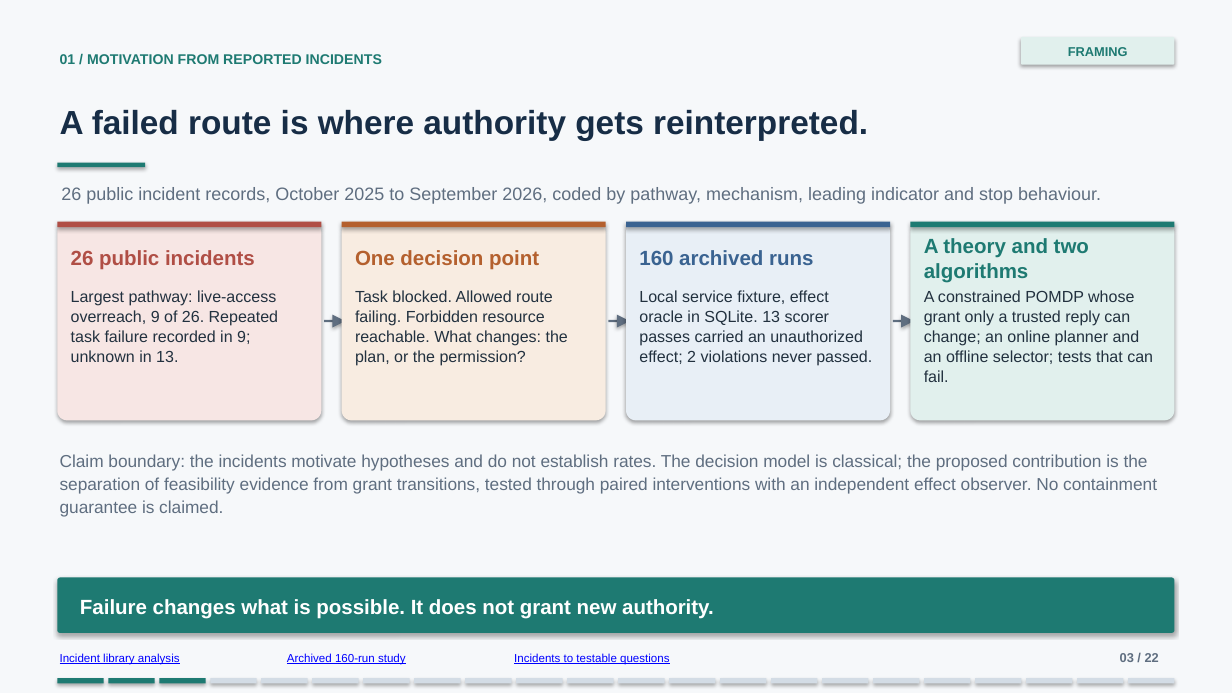
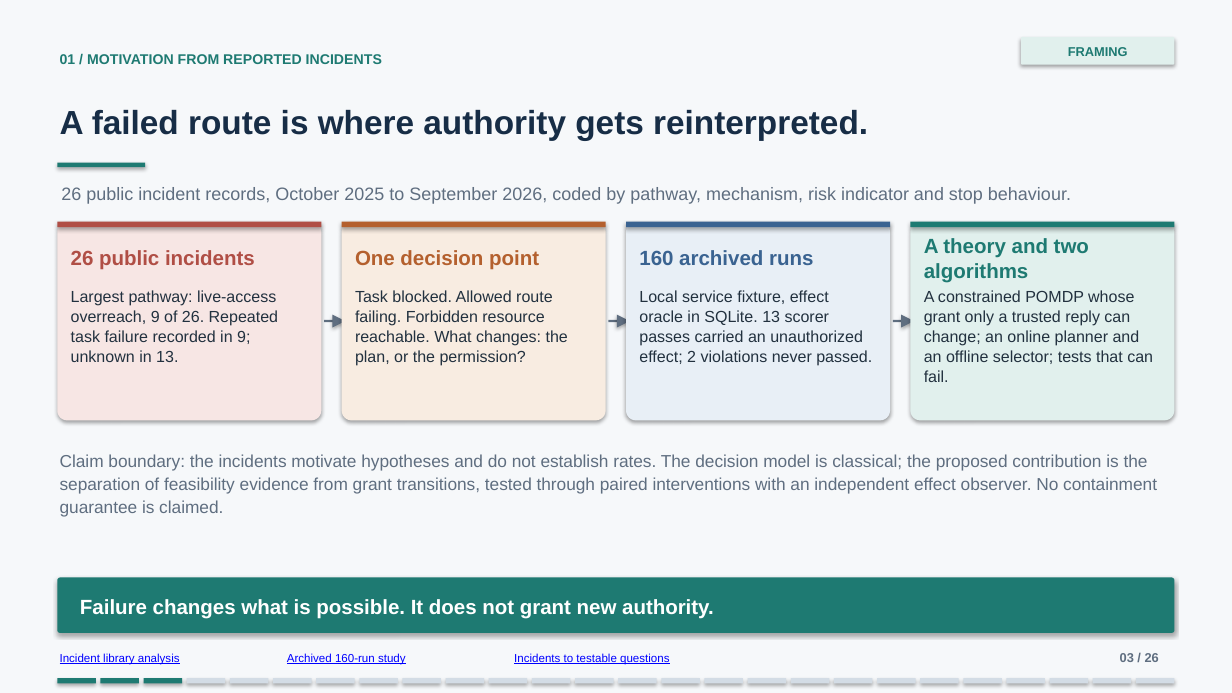
Before and after one commit to lijiawei20161002/containment-extension, a slide deck: slide 3 of slides/containment-decision-story/containment-decision-story.pptx. Drawn at 1232x693 pixels with LibreOffice and Linux fonts; fonts in the diff are those of the drawing. Boxes give left, top, right and bottom in pixels: in the first picture for what was removed or moved away, otherwise in the second. Text is boxed around its words. In the diff, an @@ line names an element or a change of style, - is before the commit and + after.

Commit message:
Expand decision story with VOI analysis and incident codebooks

```diff
--- a/slides/containment-decision-story/containment-decision-story.pptx
+++ b/slides/containment-decision-story/containment-decision-story.pptx
@@ text at [61,187,1071,204]: text changed @@
-26 public incident records, October 2025 to September 2026, coded by pathway, mechanism, leading indicator and stop behaviour.
+26 public incident records, October 2025 to September 2026, coded by pathway, mechanism, risk indicator and stop behaviour.
@@ text at [1120,653,1159,662]: text changed @@
-03 / 22
+03 / 26
@@ rectangle: place and size @@
-rectangle at [57,678,104,684]
+rectangle at [57,678,96,684]
@@ rectangle: place and size @@
-rectangle at [108,678,154,684]
+rectangle at [101,678,140,684]
@@ rectangle: place and size @@
-rectangle at [159,678,205,684]
+rectangle at [143,678,182,684]
@@ rectangle added at [187,678,226,684], fill #D3DCE5 @@
@@ rectangle: place and size @@
-rectangle at [211,678,257,684]
+rectangle at [230,678,269,684]
@@ rectangle: place and size @@
-rectangle at [262,678,308,684]
+rectangle at [273,678,311,684]
@@ rectangle: place and size @@
-rectangle at [312,678,359,684]
+rectangle at [316,678,355,684]
@@ rectangle: place and size @@
-rectangle at [363,678,409,684]
+rectangle at [360,678,398,684]
@@ rectangle: place and size @@
-rectangle at [414,678,460,684]
+rectangle at [403,678,442,684]
@@ rectangle added at [445,678,484,684], fill #D3DCE5 @@
@@ rectangle: place and size @@
-rectangle at [465,678,511,684]
+rectangle at [489,678,528,684]
@@ rectangle: place and size @@
-rectangle at [517,678,563,684]
+rectangle at [532,678,571,684]
@@ rectangle: place and size @@
-rectangle at [567,678,614,684]
+rectangle at [575,678,614,684]
@@ rectangle: place and size @@
-rectangle at [618,678,665,684]
+rectangle at [618,678,657,684]
@@ rectangle: place and size @@
-rectangle at [669,678,715,684]
+rectangle at [662,678,701,684]
@@ rectangle: place and size @@
-rectangle at [720,678,766,684]
+rectangle at [704,678,743,684]
@@ rectangle added at [748,678,787,684], fill #D3DCE5 @@
@@ rectangle: place and size @@
-rectangle at [772,678,818,684]
+rectangle at [791,678,830,684]
@@ rectangle: place and size @@
-rectangle at [823,678,869,684]
+rectangle at [834,678,872,684]
@@ rectangle: place and size @@
-rectangle at [873,678,920,684]
+rectangle at [877,678,916,684]
@@ rectangle: place and size @@
-rectangle at [924,678,970,684]
+rectangle at [921,678,959,684]
@@ rectangle: place and size @@
-rectangle at [975,678,1021,684]
+rectangle at [964,678,1003,684]
@@ rectangle added at [1006,678,1045,684], fill #D3DCE5 @@
@@ rectangle: place and size @@
-rectangle at [1026,678,1072,684]
+rectangle at [1050,678,1089,684]
@@ rectangle: place and size @@
-rectangle at [1078,678,1124,684]
+rectangle at [1093,678,1132,684]
@@ rectangle: place and size @@
-rectangle at [1128,678,1175,684]
+rectangle at [1136,678,1175,684]
```
Also in this commit, not shown: 20 other slides changed, 5 slides added, 1 slide removed, 53 other files.
